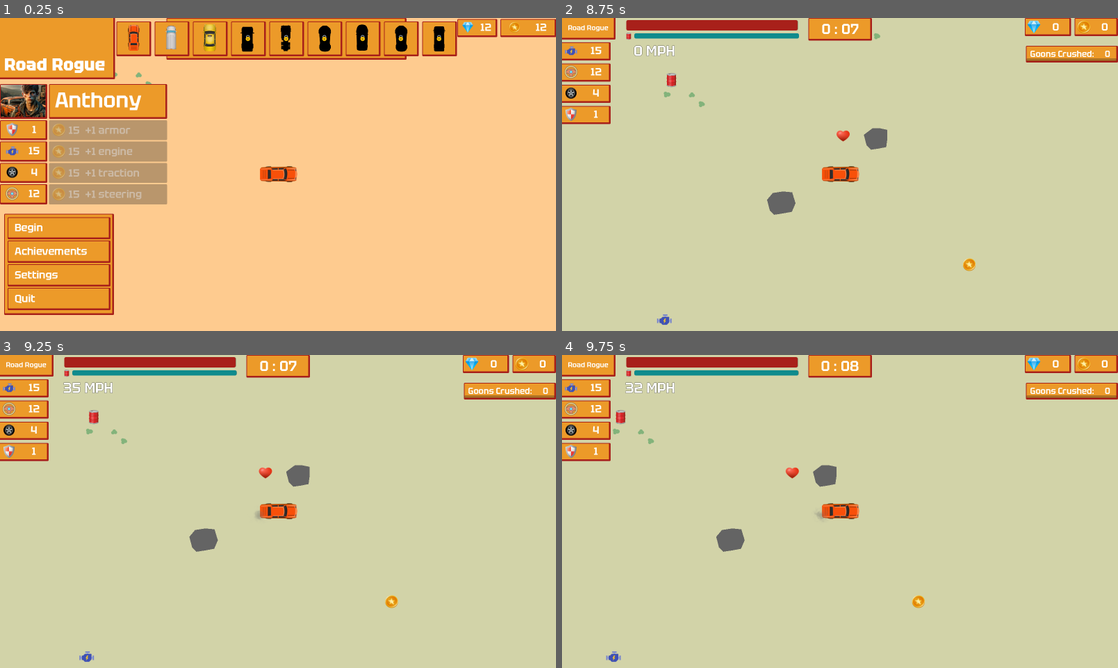
Above: before the commit, frames 1-4 (two rows, left to right).
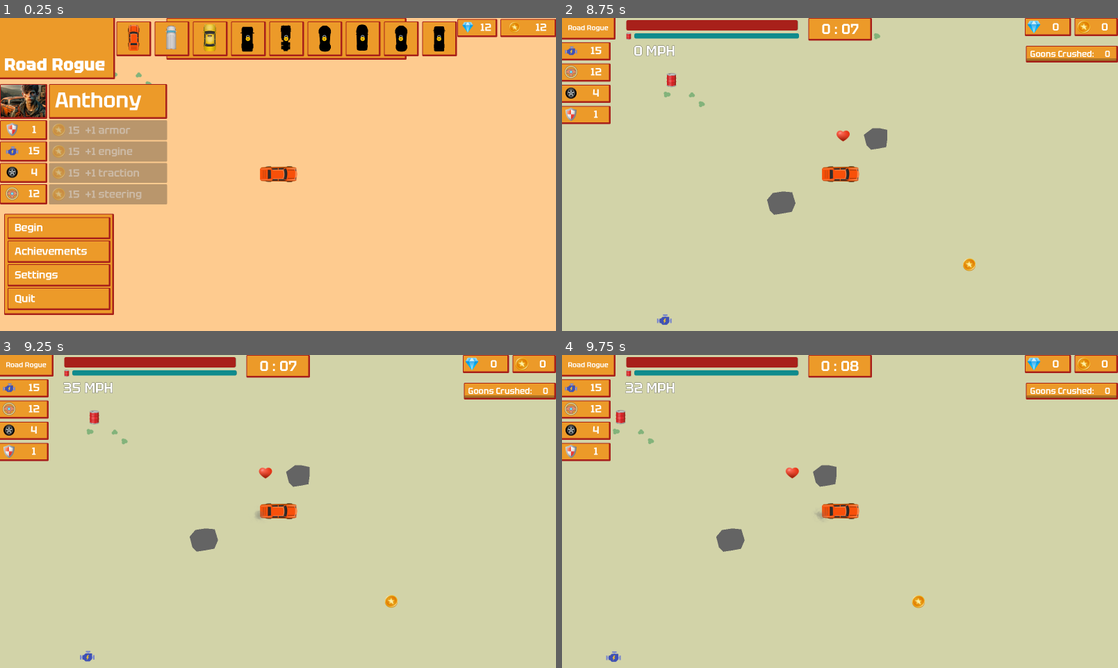
Above: after the commit, the same moments.

Repository: gregrylivingston/GoonCrusher
Game: Godot game, scene res://scene/player/menu/main/mainMenuCamera.tscn
Same seed, same stepped clock (60 frames per second), same inputs: the game is played once before the commit and once after it.
Inputs (mouse positions are in pixels of both pictures, inside the frame that each line leads up to):
- Up to frame 1 (0.25 s): no input
- Up to frame 2 (8.75 s): click "Begin" at 0.5 s; click "Road Rogue" at 1.25 s; click "Continue" at 2 s; tap Enter at 2.75, 4.25, 5.75 s; move the mouse to (962, 158) at 2.77 s; hold D (TurnRight) 2.78-3.5 s; hold Shift 2.78-3.5 s; click (962, 158) at 2.92 s; tap Space at 3.02, 3.5, 5, 6.02, 6.5 s; drag from (728, 190) to (845, 136) at 3.52 s; move the mouse to (895, 105) at 4.27 s; hold D (TurnRight) 4.28-5 s; hold Ctrl 4.28-5 s; drag from (812, 237) to (673, 80) at 5.02 s; move the mouse to (1006, 221) at 5.77 s; hold A (TurnLeft) 5.78-6.5 s; hold Shift 5.78-6.5 s; drag from (673, 127) to (967, 265) at 6.52 s; move the mouse to (867, 174) at 7.27 s; hold S (Brake) 7.28-8 s; hold Ctrl 7.28-8 s; click (867, 174) at 7.42 s; drag from (756, 96) to (728, 190) at 8.02 s
- Up to frame 3 (9.25 s): move the mouse to (400, 495) at 8.77 s; hold W (Accelerate) from 8.78 s (still down); hold Shift from 8.78 s (still down); tap Space at 9.02 s
- Up to frame 4 (9.75 s): release W (Accelerate) at 9.5 s; release Shift at 9.5 s; drag from (728, 527) to (812, 574) at 9.52 s

Frames 1-2 are identical in both runs. In frame 3, 0.1% of the frame differs, in the area x 14-72%, y 17-98%; in frame 4, less than 0.1%.

Commit message:
better night lighting 2

Diff:
--- a/lib/overhead_car_2d/overhead_car_body_2d.gd
+++ b/lib/overhead_car_2d/overhead_car_body_2d.gd
@@ -191,7 +191,7 @@
 	collider.destroy()
 	#currentGoonsCrushed += 1
 
-var isVibratingLeft = 2
+var isVibratingLeft = 4
 var vibrationSteps = 0
 var vibrationFrequency = 5
 @onready var spriteStartingPosition = $sprite.position
@@ -209,7 +209,8 @@
 		vibrationFrequency = clampi( 10 -  int(velocity.length() / 500) , 2 , 10 )
 		vibrationSteps = 0
 		isVibratingLeft = -isVibratingLeft
-		get_tree().create_tween().tween_property( $sprite , "position" , spriteStartingPosition + Vector2(0 , isVibratingLeft * velocity.length() / 1700) ,  vibrationFrequency * delta)
+		var vibrationTarget = spriteStartingPosition + Vector2(0 , isVibratingLeft * velocity.length() / 2000)
+		get_tree().create_tween().tween_property( $sprite , "position" , vibrationTarget ,  vibrationFrequency * delta)
 
 
 	##FX and Audio
@@ -221,8 +222,8 @@
 		tiremark = {}
 
 	#zoom out if going fast
-	if velocity.length() > 500.0 && isPlayer && is_instance_valid($Camera2D):
-		var myZoomFactor = 0.6 - velocity.length() / 5000.0
+	if velocity.length() > 350.0 && isPlayer && is_instance_valid($Camera2D):
+		var myZoomFactor = 0.6 - velocity.length() / 3500.0
 		$Camera2D.zoom = Vector2(myZoomFactor, myZoomFactor)
 	else:
 		$Camera2D.zoom = Vector2(0.5,0.5)
@@ -240,15 +241,7 @@
 	else:
 		tiremark[i.get_instance_id()] = tiremarkScene.instantiate()
 		tiremark[i.get_instance_id()].position = i.global_position
-		#tiremark[i.get_instance_id()].rotation = rotation
 		get_parent().add_child(tiremark[i.get_instance_id()])
-
-
-
-
-
-#	position + $tireLocation.position
-
 
 
 func _update_output(_speed_factor: float, _acceleration_factor: float):
@@ -256,8 +249,6 @@
 
 
 var _highest_measured_speed = 0
-
-
 func _do_update_output(acceleration):
 	var speed = velocity.length()
 	if speed > _highest_measured_speed:
--- a/scene/car/car.tscn
+++ b/scene/car/car.tscn
@@ -83,7 +83,7 @@
 z_index = -1
 position = Vector2(85, -32)
 rotation = -1.5708
-scale = Vector2(4, 21.8804)
+scale = Vector2(4, 35)
 color = Color(1, 1, 1, 0.47451)
 energy = 0.6
 shadow_enabled = true
@@ -96,7 +96,7 @@
 z_index = -1
 position = Vector2(85, 32)
 rotation = -1.5708
-scale = Vector2(4, 21.8804)
+scale = Vector2(4, 35)
 color = Color(1, 1, 1, 0.47451)
 energy = 0.6
 shadow_enabled = true
@@ -109,7 +109,7 @@
 z_index = -1
 position = Vector2(85, -32)
 rotation = -1.5708
-scale = Vector2(12, 21.8804)
+scale = Vector2(18, 35)
 color = Color(1, 1, 1, 0.47451)
 energy = 0.3
 shadow_enabled = true
@@ -122,7 +122,7 @@
 z_index = -1
 position = Vector2(85, 32)
 rotation = -1.5708
-scale = Vector2(12, 21.8804)
+scale = Vector2(18, 35)
 color = Color(1, 1, 1, 0.47451)
 energy = 0.3
 shadow_enabled = true
@@ -135,7 +135,7 @@
 z_index = -1
 position = Vector2(39.576, 32)
 rotation = -1.5708
-scale = Vector2(60, 17.338)
+scale = Vector2(60, 20)
 color = Color(1, 1, 1, 0.47451)
 energy = 0.3
 shadow_enabled = true
@@ -145,5 +145,5 @@
 
 [node name="carhighlight" type="PointLight2D" parent="headlamps"]
 rotation = 1.5708
-energy = 0.3
+energy = 0.8
 texture = ExtResource("11_lwi02")
--- a/scene/enemy/walker/samurai/samurai.tscn
+++ b/scene/enemy/walker/samurai/samurai.tscn
@@ -8,5 +8,5 @@
 
 [node name="Walker" parent="." index="1"]
 sprite_frames = ExtResource("2_mblwc")
-frame_progress = 0.0
+frame_progress = 0.478109
 speed_scale = 1.5
--- a/scene/enemy/walker/spartan/spartan.tscn
+++ b/scene/enemy/walker/spartan/spartan.tscn
@@ -8,4 +8,4 @@
 
 [node name="Walker" parent="." index="1"]
 sprite_frames = ExtResource("2_ml8tv")
-frame_progress = 0.0
+frame_progress = 0.0089844
--- a/scene/enemy/walker/walker.tscn
+++ b/scene/enemy/walker/walker.tscn
@@ -10,7 +10,7 @@
 
 [sub_resource type="OccluderPolygon2D" id="OccluderPolygon2D_iva72"]
 cull_mode = 1
-polygon = PackedVector2Array(-19, -14, -17, 11, 13, 8, 10, -20)
+polygon = PackedVector2Array(-16, -21, -17, 12, -7, 26, 10, 28, 8, 6, 18, 4, 16, -19, 6, -29, -1, -30, -6, -22)
 
 [node name="CharacterBody2D" type="CharacterBody2D"]
 script = ExtResource("2_ogk1f")
@@ -21,9 +21,8 @@
 
 [node name="Walker" type="AnimatedSprite2D" parent="."]
 sprite_frames = ExtResource("1_mmdcr")
-animation = &"death"
 autoplay = "default"
-frame_progress = 0.259051
+frame_progress = 0.00208849
 
 [node name="AudioStreamPlayer2D" type="AudioStreamPlayer2D" parent="."]
 stream = ExtResource("3_8yt8i")
--- a/scene/level/levelRoot.gd
+++ b/scene/level/levelRoot.gd
@@ -33,7 +33,7 @@
 
 
 func setNighttime():
-	get_tree().create_tween().tween_property($CanvasModulate , "color" , Color(.05,.05,.05,1.0) , 10)
+	get_tree().create_tween().tween_property($CanvasModulate , "color" , Color(.0,.0,.0,1.0) , 10)
 	await get_tree().create_timer(5).timeout
 	$AudioStreamPlayer_wolf.play()
 	await get_tree().create_timer(2).timeout
--- a/scene/level/levelRoot.tscn
+++ b/scene/level/levelRoot.tscn
@@ -105,7 +105,6 @@
 position = Vector2(2466, 1868)
 
 [node name="Powerup9" parent="." instance=ExtResource("16_5gmm7")]
-visible = true
 position = Vector2(3801, 611)
 
 [node name="SpawnManager" parent="." instance=ExtResource("17_3wer8")]
